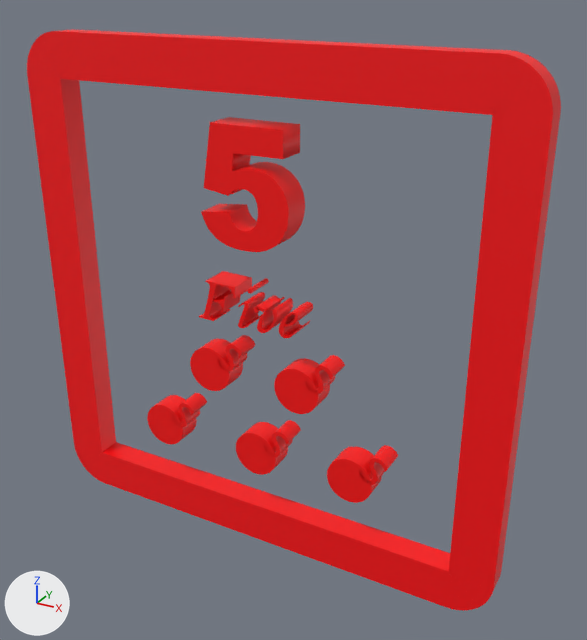
A saved change to the glTF model assets/models/Number/Number_5.glb.
Rendered twice from a camera (50 mm lens) standing at (1.48, -1.09, 2.85) and looking at (0.12, 1.39, 1.61). Lighting does not change. The marker at lower left points along +X, +Y and +Z. Where no turn or scale is listed for an object, it has been applied to the vertices.

In view in the first picture: 'Cube', 'Cylinder', 'Cylinder.001', 'Cylinder.002', 'Cylinder.003', 'Cylinder.004', 'Text', 'Text.001', 'Text.002', 'Text.003', 'Text.004', 'Text.005', 'Text.006'.
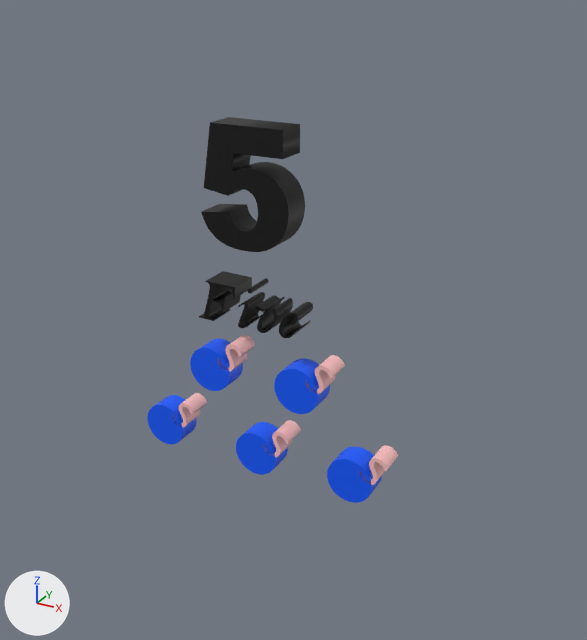
Boxes [x1, y1, x2, y2] around the edits, measured in the pictures (587 x 640 px):
'Cube', deleted (red)
    before: [27, 30, 561, 611]
'Text', recoloured (red to black)
    both: [201, 117, 305, 252]
'Text.001', recoloured (red to black)
    both: [199, 271, 313, 338]
'Cylinder.003', recoloured (red to blue)
    both: [327, 447, 382, 503]
'Cylinder', recoloured (red to blue)
    both: [274, 358, 330, 414]
'Cylinder.001', recoloured (red to blue)
    both: [190, 339, 243, 391]
'Cylinder.004', recoloured (red to blue)
    both: [236, 422, 288, 475]
'Cylinder.002', recoloured (red to blue)
    both: [147, 395, 197, 444]
'Text.002', recoloured (red to pink)
    both: [305, 355, 345, 394]
'Text.005', recoloured (red to pink)
    both: [358, 445, 398, 485]
'Text.003', recoloured (red to pink)
    both: [218, 335, 255, 372]
'Text.006', recoloured (red to pink)
    both: [264, 420, 301, 457]
'Text.004', recoloured (red to pink)
    both: [171, 393, 207, 427]

The change, as a diff of the scene's bpy script:
```diff
--- a/assets/models/Number/Number_5.glb.py
+++ b/assets/models/Number/Number_5.glb.py
@@ mat_material_004 @@
 mat_material_004 = principled_material('Material.004')
-mat_material_004.base_color = (1.0, 0.0, 0.0)  # red #ff0000
+mat_material_004.base_color = (0.0, 0.0, 0.0)  # black #000000
@@ mat_material_002 @@
 mat_material_002 = principled_material('Material.002')
-mat_material_002.base_color = (1.0, 0.0, 0.0)  # red #ff0000
+mat_material_002.base_color = (0.0, 0.0, 0.0)  # black #000000
@@ mat_material_017 @@
 mat_material_017 = principled_material('Material.017')
-mat_material_017.base_color = (1.0, 0.0, 0.0)  # red #ff0000
+mat_material_017.base_color = (1.0, 0.54, 0.54)  # pink #ffc2c2
@@ mat_material_018 @@
 mat_material_018 = principled_material('Material.018')
-mat_material_018.base_color = (1.0, 0.0, 0.0)  # red #ff0000
+mat_material_018.base_color = (0.0, 0.1, 1.0)  # blue #0059ff
@@ mat_material_019 @@
 mat_material_019 = principled_material('Material.019')
-mat_material_019.base_color = (1.0, 0.0, 0.0)  # red #ff0000
+mat_material_019.base_color = (1.0, 0.54, 0.54)  # pink #ffc2c2
@@ mat_material_020 @@
 mat_material_020 = principled_material('Material.020')
-mat_material_020.base_color = (1.0, 0.0, 0.0)  # red #ff0000
+mat_material_020.base_color = (0.0, 0.1, 1.0)  # blue #0059ff
@@ mat_material_021 @@
 mat_material_021 = principled_material('Material.021')
-mat_material_021.base_color = (1.0, 0.0, 0.0)  # red #ff0000
+mat_material_021.base_color = (1.0, 0.54, 0.54)  # pink #ffc2c2
@@ mat_material_022 @@
 mat_material_022 = principled_material('Material.022')
-mat_material_022.base_color = (1.0, 0.0, 0.0)  # red #ff0000
+mat_material_022.base_color = (1.0, 0.54, 0.54)  # pink #ffc2c2
@@ mat_material_023 @@
 mat_material_023 = principled_material('Material.023')
-mat_material_023.base_color = (1.0, 0.0, 0.0)  # red #ff0000
+mat_material_023.base_color = (0.0, 0.1, 1.0)  # blue #0059ff
@@ mat_material_024 @@
 mat_material_024 = principled_material('Material.024')
-mat_material_024.base_color = (1.0, 0.0, 0.0)  # red #ff0000
+mat_material_024.base_color = (0.0, 0.1, 1.0)  # blue #0059ff
@@ mat_material_025 @@
 mat_material_025 = principled_material('Material.025')
-mat_material_025.base_color = (1.0, 0.0, 0.0)  # red #ff0000
+mat_material_025.base_color = (1.0, 0.54, 0.54)  # pink #ffc2c2
@@ mat_material_026 @@
 mat_material_026 = principled_material('Material.026')
-mat_material_026.base_color = (1.0, 0.0, 0.0)  # red #ff0000
+mat_material_026.base_color = (0.0, 0.1, 1.0)  # blue #0059ff
@@ ob_cube @@
-ob_cube = bpy.data.objects.new('Cube', me_cube)
-ob_cube.location = (0.0, 1.328, 1.614)
```
